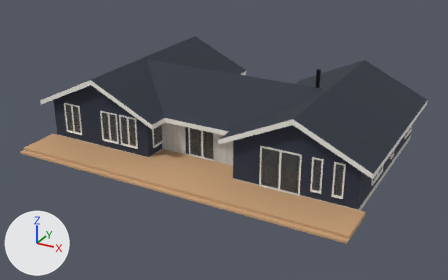
A saved change to the glTF model i0k9g95har/teder187_c0_p1_m0.glb.
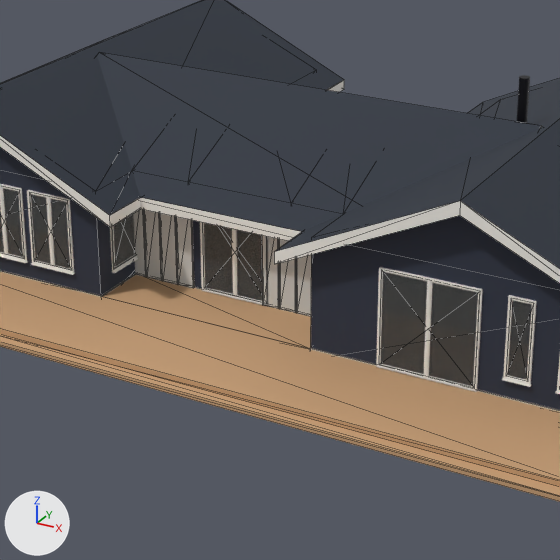
Each version appears first whole from a camera (50 mm lens) standing at (17.7, -24.0, 16.5) and looking at (0.4, 7.5, 0.8), and next in a close-up on the part from 24% to 74% of the width and 14% to 94% of the height. The axes (+X, +Y, +Z) are drawn at lower left. The lights are the same throughout. The last two pictures show the newer version. The close-ups show mesh edges as thin lines. Vertices at exactly the same position are counted once.

The first close-up shows 'deck', 'fascia', 'frame', 'glass', 'panel', 'roof', 'wall' and 2 more.
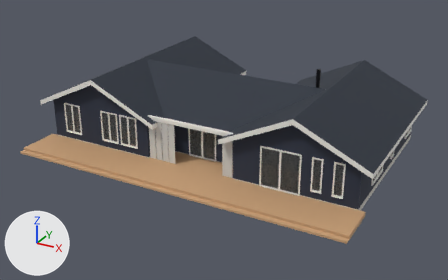
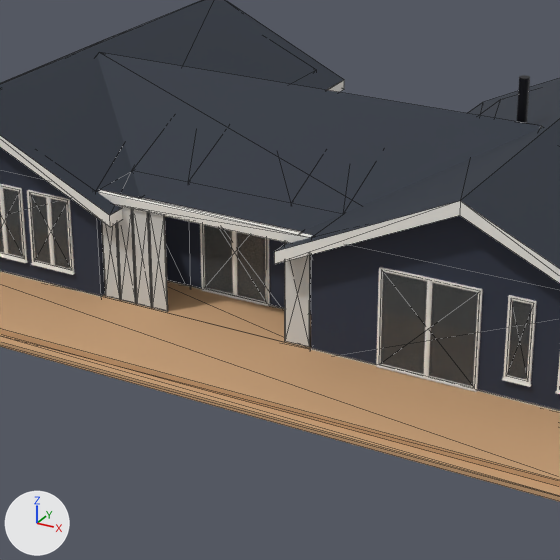
Location of each change, (x1, y1, x2, y2) in pixels of the close-ups (560 x 560 px):
'panel', reshaped: before (133, 209, 312, 317); after (101, 206, 310, 347)
part 1 of me_fascia, added: after (98, 190, 313, 243)
part 2 of me_panel, added: after (149, 213, 168, 312)
part 3 of me_panel, added: after (132, 209, 152, 308)
part 4 of me_panel, added: after (117, 206, 136, 304)
part 5 of me_panel, added: after (101, 221, 120, 300)
part 6 of me_panel, added: after (285, 242, 310, 347)
part 7 of me_panel, deleted: before (176, 217, 194, 288)
part 8 of me_panel, deleted: before (297, 254, 312, 317)
part 9 of me_panel, deleted: before (160, 213, 178, 284)
part 10 of me_panel, deleted: before (279, 239, 297, 313)
part 11 of me_panel, deleted: before (144, 210, 163, 281)
part 12 of me_panel, deleted: before (262, 235, 279, 309)
part 13 of me_panel, deleted: before (133, 209, 147, 277)

What changed in the scene script:
```text
Change me_fascia:
    used by ob_fascia; location = (0.0, 0.0, 0.0)
    remove me_fascia.from_pydata(...)  # 36 vertices, 36 faces; spans x -11.0..11.0, y 3.5..15.6, z 2.4..4.8
    add me_fascia.from_pydata(...)  # 44 vertices, 48 faces; spans x -11.0..11.0, y 3.5..15.6, z 2.4..4.8
    me_fascia part 1: a new loose piece, a box spanning x -2.9..2.92, y 3.92..4.08, z 2.79..3.03, in mat_fascia (white #f2f0ea)
Change me_panel:
    used by ob_panel; location = (0.0, 0.0, 0.0)
    remove me_panel.from_pydata(...)  # 64 vertices, 96 faces; spans x -3.03..2.64, y 5.41..5.47, z 0.27..2.7
    add me_panel.from_pydata(...)  # 40 vertices, 60 faces; spans x -2.83..2.85, y 3.98..4.02, z 0.27..2.79
    me_panel part 2: a new loose piece, a box spanning x -1.445..-1.025, y 3.98..4.02, z 0.27..2.79, in mat_panel (light grey #cfcfcb)
    me_panel part 3: a new loose piece, a box spanning x -1.905..-1.485, y 3.98..4.02, z 0.27..2.79, in mat_panel (light grey #cfcfcb)
    me_panel part 4: a new loose piece, a box spanning x -2.365..-1.945, y 3.98..4.02, z 0.27..2.79, in mat_panel (light grey #cfcfcb)
    me_panel part 5: a new loose piece, a box spanning x -2.825..-2.405, y 3.98..4.02, z 0.27..2.79, in mat_panel (light grey #cfcfcb)
    me_panel part 6: a new loose piece, a box spanning x 2.205..2.845, y 3.98..4.02, z 0.27..2.79, in mat_panel (light grey #cfcfcb)
    me_panel part 7: the loose piece of 8 vertices spanning x -1.62..-1.18, y 5.41..5.47, z 0.27..2.7 is deleted
    me_panel part 8: the loose piece of 8 vertices spanning x 1.75..2.17, y 5.41..5.47, z 0.27..2.7 is deleted
    me_panel part 9: the loose piece of 8 vertices spanning x -2.09..-1.65, y 5.41..5.47, z 0.27..2.7 is deleted
    me_panel part 10: the loose piece of 8 vertices spanning x 1.27..1.71, y 5.41..5.47, z 0.27..2.7 is deleted
    me_panel part 11: the loose piece of 8 vertices spanning x -2.56..-2.12, y 5.41..5.47, z 0.27..2.7 is deleted
    me_panel part 12: the loose piece of 8 vertices spanning x 0.81..1.24, y 5.41..5.47, z 0.27..2.7 is deleted
    me_panel part 13: the loose piece of 8 vertices spanning x -3.03..-2.6, y 5.41..5.47, z 0.27..2.7 is deleted
    other edits to the shape of me_panel do not show in these pictures
```
